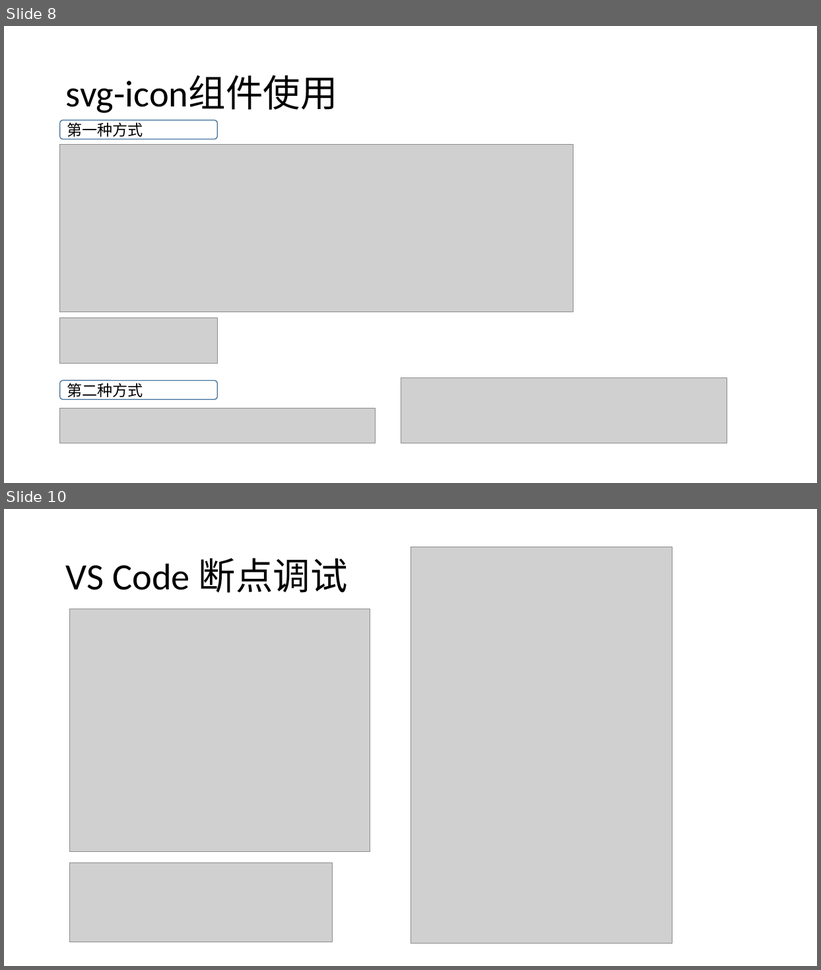
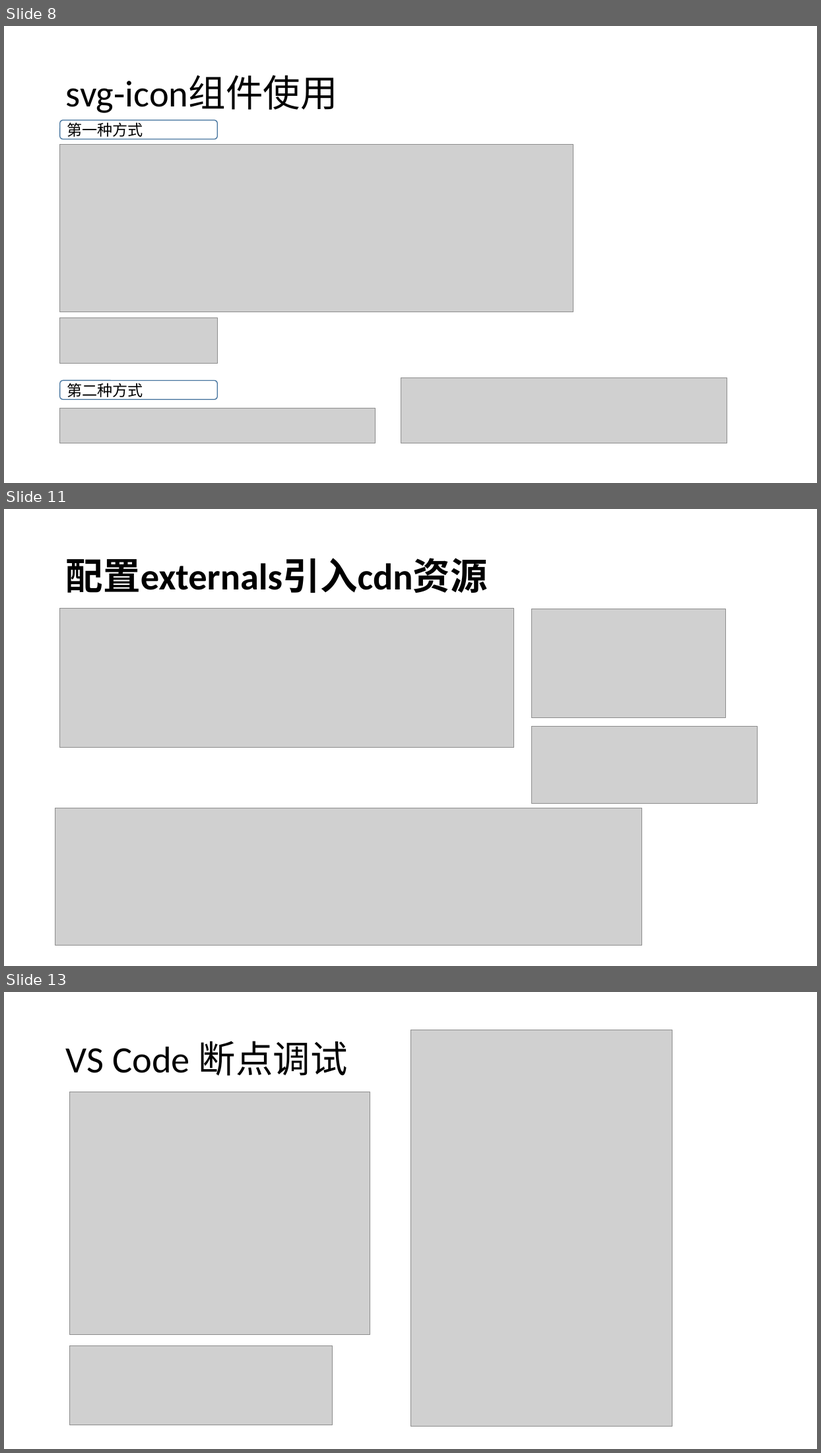
Before and after one commit to liwenxin-jam/vuecli3-starter, a slide deck: doc/vue-cli3.pptx. Shown one above the other, each under a label of ours: slides 8 and 10 before the commit, slides 8, 11 and 13 after it; the slides between them are not shown. The pictures are 821x970 and 821x1453 pixels, drawn with LibreOffice and Linux fonts; fonts in the diff are those of the drawing; grey boxes stand for pictures. Boxes give left, top, right and bottom in pixels: in the first picture for what was removed or moved away, otherwise in the second. Text is boxed around its words. In the diff, an @@ line names an element or a change of style, - is before the commit and + after.

```diff
--- a/doc/vue-cli3.pptx
+++ b/doc/vue-cli3.pptx
@@ slide 11 added at bbox=[4, 509, 817, 966], background #FFFFFF @@
@@ title added at bbox=[66, 558, 488, 593], 44 pt, text #000000, bold @@
+配置externals引入cdn资源
@@ picture added at bbox=[60, 609, 515, 747] @@
@@ picture added at bbox=[531, 609, 725, 718] @@
@@ picture added at bbox=[531, 726, 757, 803] @@
@@ picture added at bbox=[55, 809, 642, 946] @@
@@ what was slide 10 is now slide 13 @@
```
Also in this commit, not shown: 3 other slides added, 2 slides removed, 11 other files.
